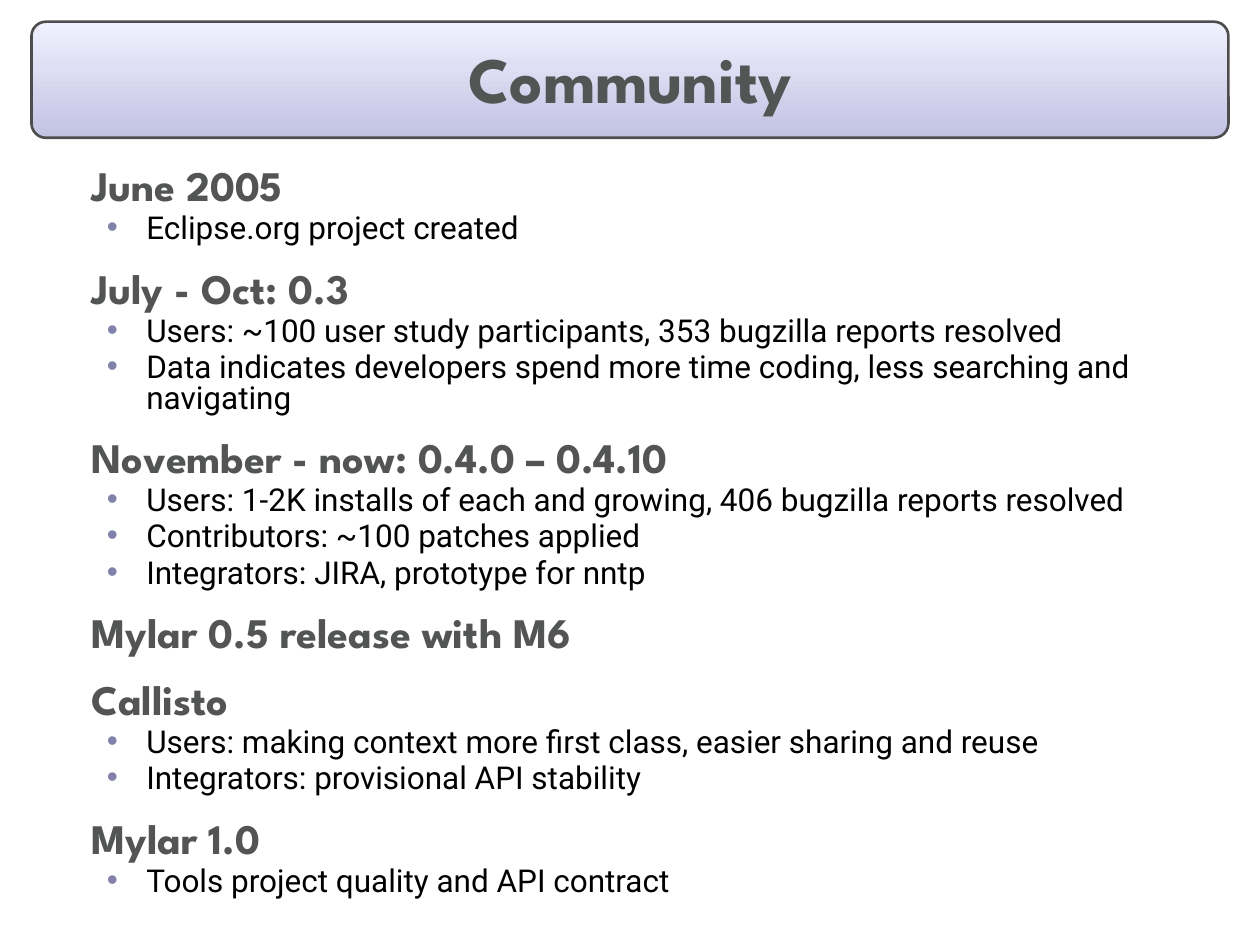
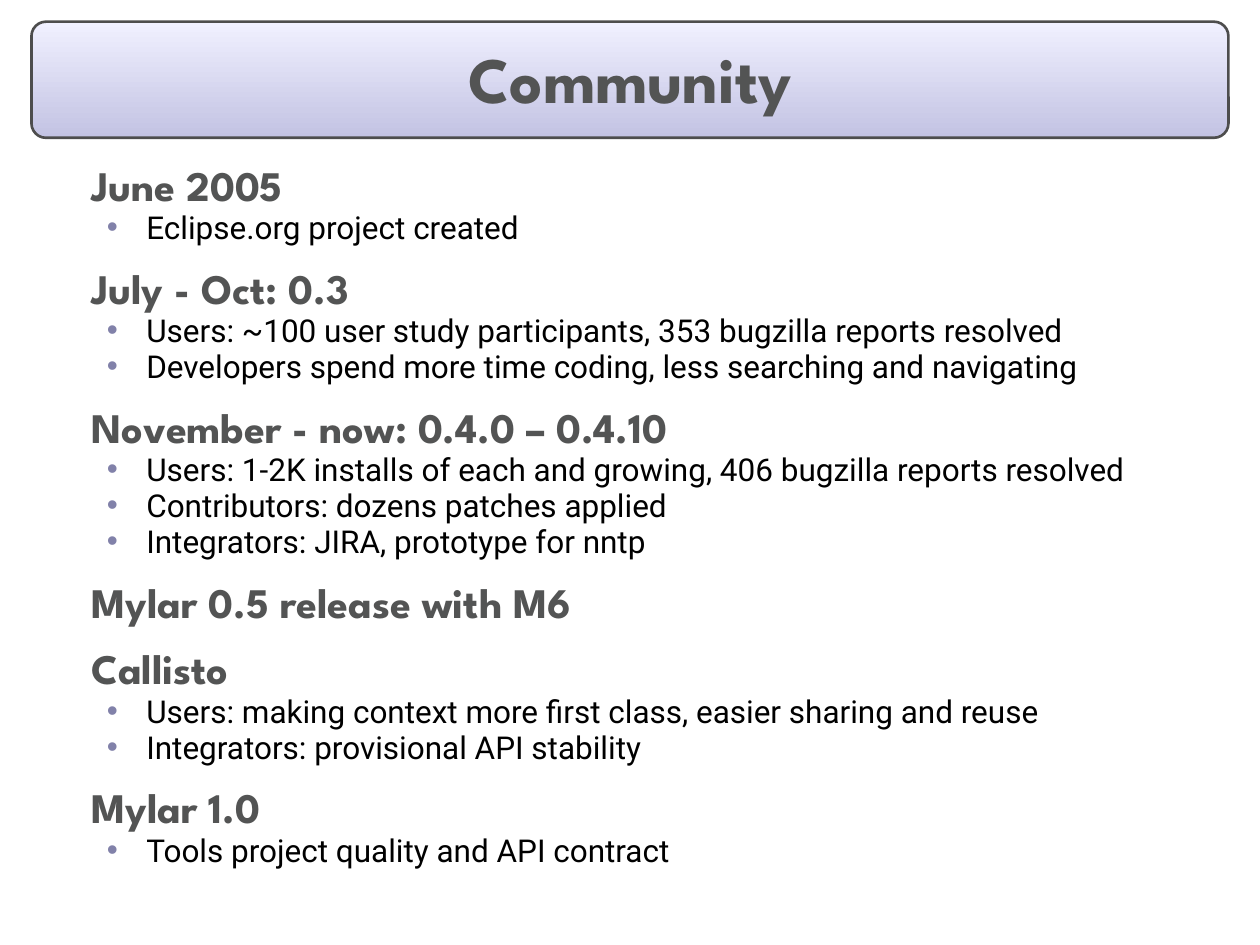
Before and after one commit to eclipse-mylyn/mylyn-website, a slide deck: slide 19 of publications/2006-03-mylar-eclipsecon.ppt. Drawn at 1260x945 pixels with LibreOffice and Linux fonts; fonts in the diff are those of the drawing. Boxes give left, top, right and bottom in pixels: in the first picture for what was removed or moved away, otherwise in the second. Text is boxed around its words. In the diff, an @@ line names an element or a change of style, - is before the commit and + after.

```diff
--- a/publications/2006-03-mylar-eclipsecon.ppt
+++ b/publications/2006-03-mylar-eclipsecon.ppt
@@ text at (x1=146, y1=354, x2=1077, y2=385): text changed @@
-  • Data indicates developers spend more time coding, less searching and navigating
+  • Developers spend more time coding, less searching and navigating
@@ text at (x1=146, y1=493, x2=667, y2=524): text changed @@
-  • Contributors: ~100 patches applied
+  • Contributors: dozens patches applied
```
Also in this commit, not shown: 10 other slides changed.
